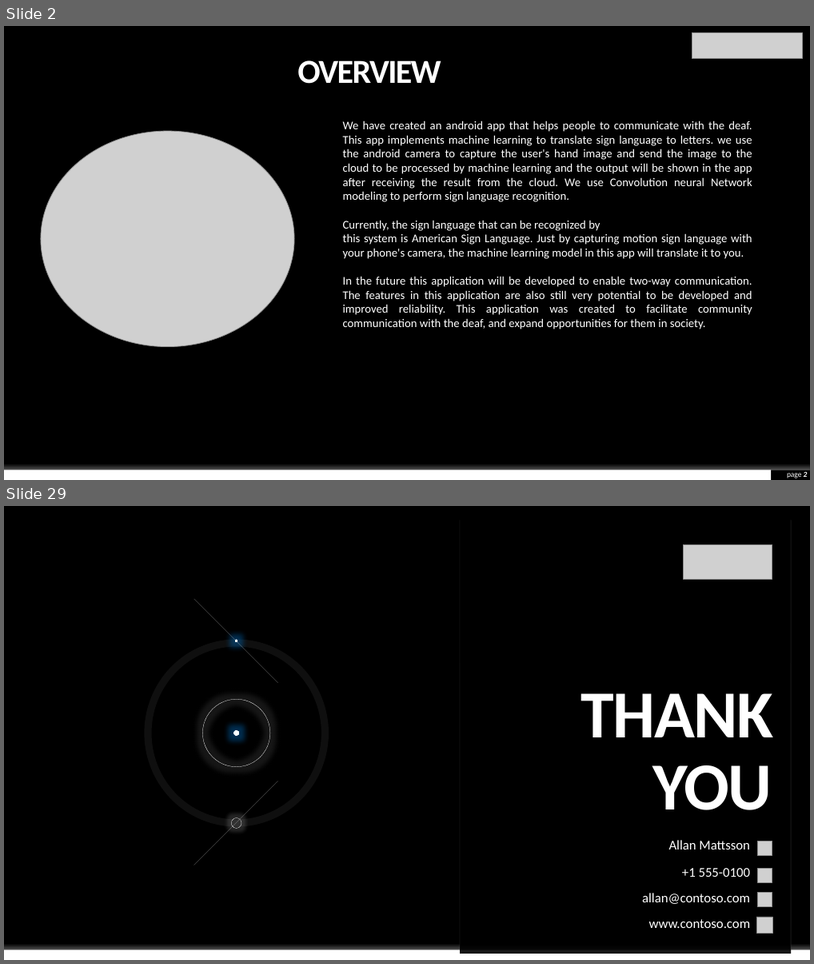
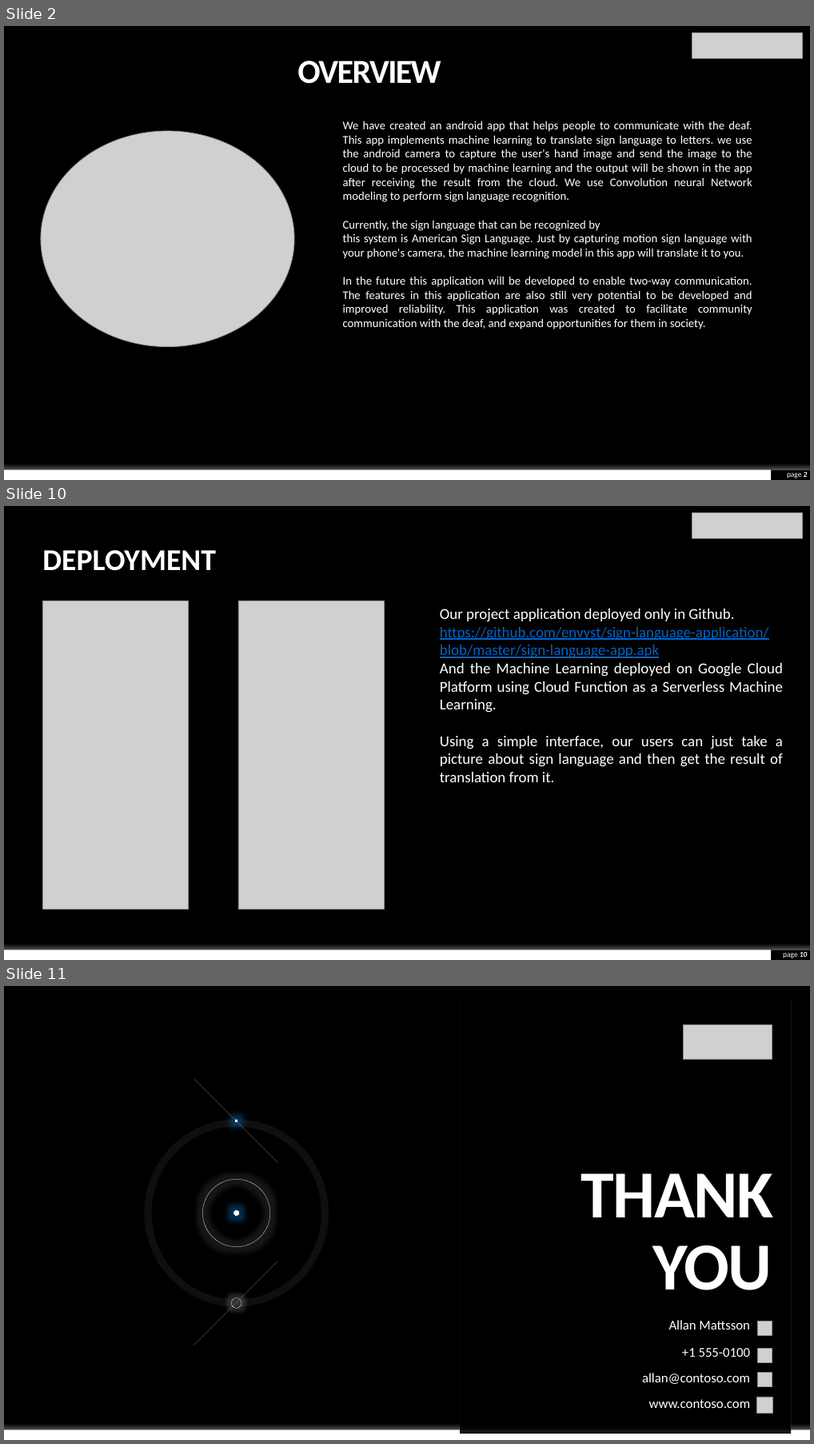
Before and after one commit to envyst/sign-language-application, a slide deck: laporan/Sign Language App Project Presentation.pptx. Shown one above the other, each under a label of ours: slides 2 and 29 before the commit, slides 2, 10 and 11 after it; the slides between them are not shown. The pictures are 814x964 and 814x1444 pixels, drawn with LibreOffice and Linux fonts; fonts in the diff are those of the drawing; grey boxes stand for pictures; background and template pictures are left out. Boxes give left, top, right and bottom in pixels: in the first picture for what was removed or moved away, otherwise in the second. Text is boxed around its words. In the diff, an @@ line names an element or a change of style, - is before the commit and + after.

```diff
--- a/laporan/Sign Language App Project Presentation.pptx
+++ b/laporan/Sign Language App Project Presentation.pptx
@@ slide 10 added at [4, 506, 810, 960], background #000000; not listed: 2 template elements that a slide beside it also shows @@
@@ picture added at [693, 512, 802, 539] @@
@@ rectangle added at [702, 517, 801, 557], fill #000000 @@
@@ text added at [42, 550, 216, 571], 36 pt, text #FFFFFF, bold @@
+DEPLOYMENT
@@ picture added at [42, 601, 189, 909] @@
@@ picture added at [238, 601, 385, 909] @@
@@ text added at [440, 608, 783, 782], 18 pt, text #FFFFFF @@
+Our project application deployed only in Github.
+https://github.com/envyst/sign-language-application/blob/master/sign-language-app.apk
+And the Machine Learning deployed on Google Cloud Platform using Cloud Function as a Serverless Machine Learning.
+Using a simple interface, our users can just take a picture about sign language and then get the result of translation from it.
@@ page number added at [783, 952, 808, 958], 9 pt, text #FFFFFF @@
+page 10
@@ what was slide 29 is now slide 11 @@
```
Also in this commit, not shown: 3 slides changed, 3 other slides added, 23 slides removed.
